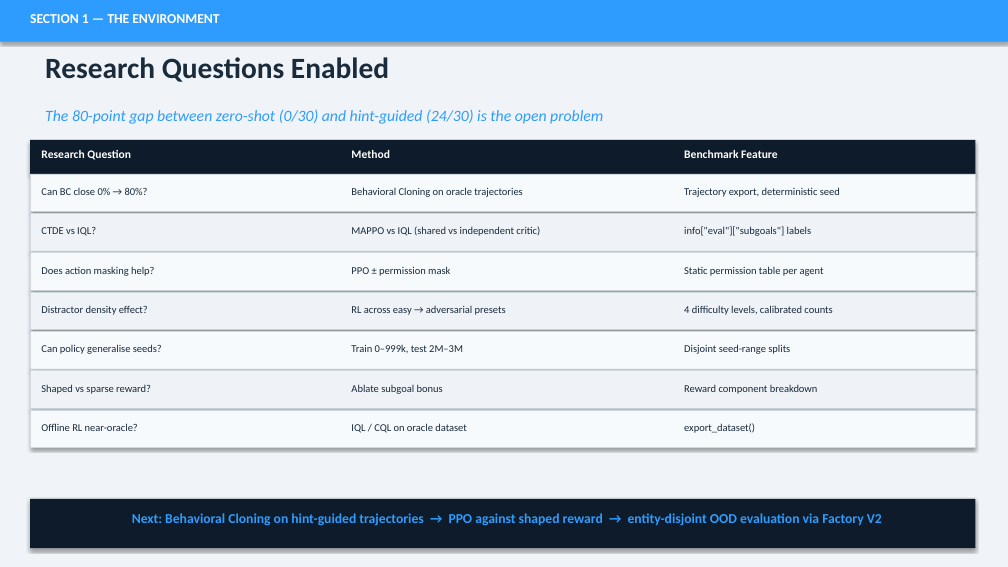
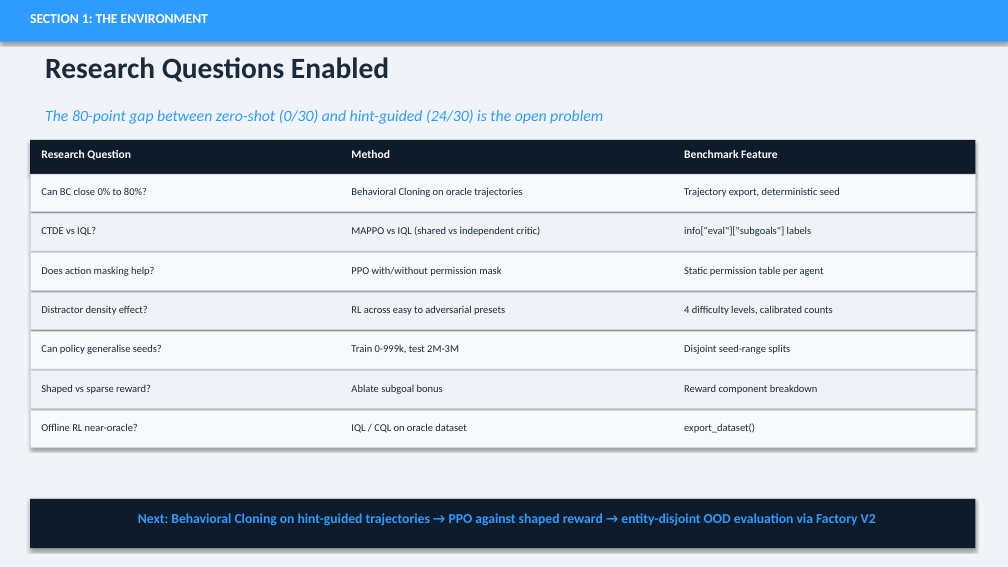
Before and after one commit to Gourang5/enterprise-marl-benchmark, a slide deck: slide 13 of deliverables/enterprise_marl_benchmark.pptx. Drawn at 1008x567 pixels with LibreOffice and Linux fonts; fonts in the diff are those of the drawing. Boxes give left, top, right and bottom in pixels: in the first picture for what was removed or moved away, otherwise in the second. Text is boxed around its words. In the diff, an @@ line names an element or a change of style, - is before the commit and + after.

```diff
--- a/deliverables/enterprise_marl_benchmark.pptx
+++ b/deliverables/enterprise_marl_benchmark.pptx
@@ text at (30, 14, 208, 23): text changed @@
-SECTION 1 — THE ENVIRONMENT
+SECTION 1: THE ENVIRONMENT
@@ text at (41, 188, 147, 195): text changed @@
-Can BC close 0% → 80%?
+Can BC close 0% to 80%?
@@ text at (351, 267, 501, 276): text changed @@
-PPO ± permission mask
+PPO with/without permission mask
@@ text at (351, 305, 505, 315): text changed @@
-RL across easy → adversarial presets
+RL across easy to adversarial presets
@@ text at (351, 345, 459, 353): text changed @@
-Train 0–999k, test 2M–3M
+Train 0-999k, test 2M-3M
@@ text "Next: Behavioral Cloning on hint-guided ..." rewrapped from (132, 513, 882, 526) to (138, 513, 876, 526) @@
```
Also in this commit, not shown: 18 other slides changed, 1 other file.
